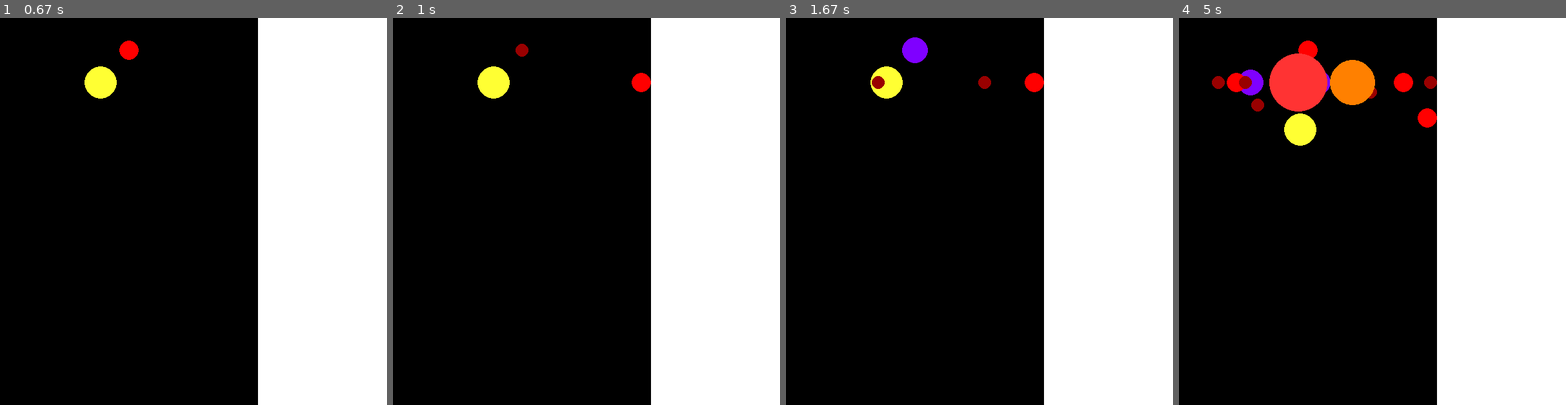
Above: before the commit, frames 1-4 (left to right).
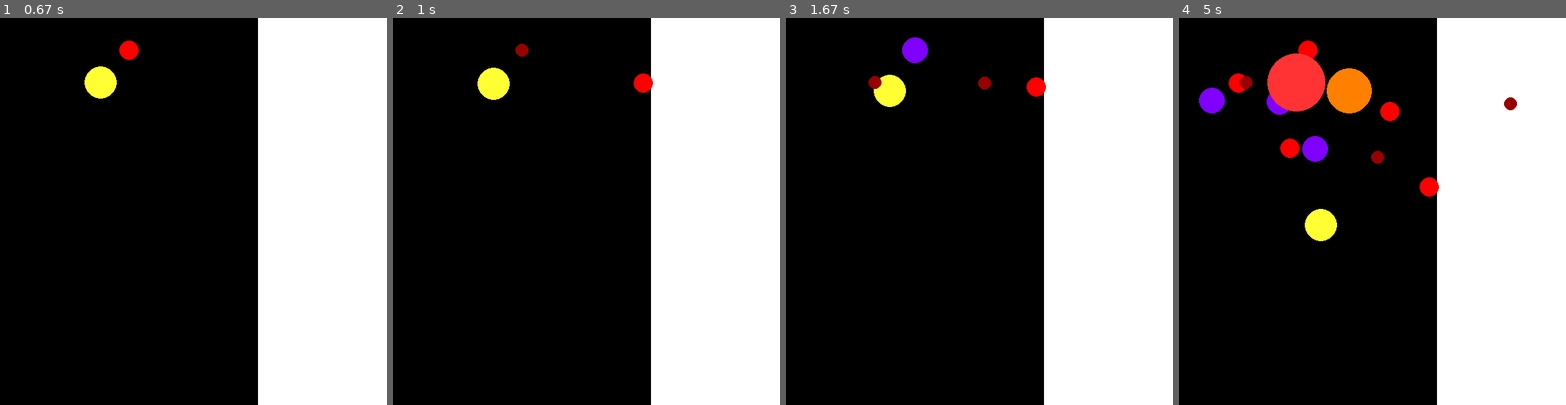
Above: after the commit, the same moments.

Repository: JohnTong123/SuikaBot
Game: pygame game, started from Suika_Simulation.py
Same seed, same stepped clock (60 frames per second), same inputs: the game is played once before the commit and once after it.
Inputs (mouse positions are in pixels of both pictures, inside the frame that each line leads up to):
- Up to frame 1 (0.67 s): press the mouse at (193, 234) at 0.37 s; move the mouse to (147, 226) at 0.47 s; release the mouse at (100, 215) at 0.6 s
- Up to frame 2 (1 s): click (644, 76) at 0.72 s
- Up to frame 3 (1.67 s): click (878, 68) at 1.05 s; click (983, 250) at 1.38 s
- Up to frame 4 (5 s): click (1318, 130) at 1.72 s; press the mouse at (1318, 130) at 2.03 s; move the mouse to (1283, 188) at 2.13 s; release the mouse at (1248, 250) at 2.27 s; click (1248, 161) at 2.38 s; click (1387, 196) at 2.72 s; click (1511, 300) at 3.05 s; click (1287, 141) at 3.38 s; click (1333, 196) at 3.72 s; click (1298, 118) at 4.05 s; click (1237, 346) at 4.38 s; click (1244, 130) at 4.72 s

Frame 1 is identical in both runs. In frame 2, 0.1% of the frame differs, in the area x 21-68%, y 12-22%; in frame 3, 0.5%; in frame 4, 4.2%, in the area x 5-88%, y 9-58%.

Commit message:
Tracking pos based off float values

Diff:
--- a/Suika_Simulation.py
+++ b/Suika_Simulation.py
@@ -15,7 +15,7 @@
 SKEWED_PROBABILITY = [0.35, 0.25, 0.15, 0.12, 0.08, 0.05]
 FRUITS = pygame.sprite.Group()
 game_joever = False
-score = 0
+score = 0 #
 NAMES = ["Cherry", "Strawberry", "Grape", "Dekopon", "Orange", "Apple",
          "Pear", "Peach", "Pineapple", "Melon", "Watermelon"] #List with index corresponding to fruits
 # Dictionary with names as keys, values index 0 the size, second index a tuple of RGB values,
@@ -42,6 +42,8 @@
         self.dx = 0
         self.dy = 0
         self.w = 0
+        self.x = x
+        self.y= y
         self.type = type
         self.radius = TYPES[type][0]
         self.mass = TYPES[type][3]
@@ -131,8 +133,9 @@
         if self.rect.bottom >= SCREEN_HEIGHT:
             self.rect.bottom = SCREEN_HEIGHT
             self.dy = 0 # Fix (maybe)
-        self.rect.move_ip(self.dx, self.dy)
-        self.rect.center = ((self.rect.right+self.rect.left)/2,(self.rect.top+self.rect.bottom)/2 )
+        self.x +=self.dx
+        self.y += self.dy
+        self.rect.center = (self.x,self.y)
 
 
 
